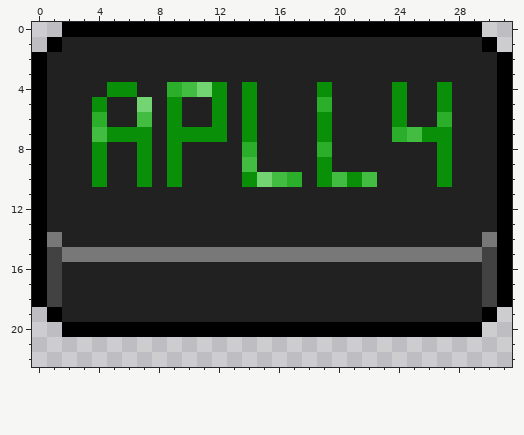
Two states of a pixel-art file, Assets/Arts/GameUI/Canvas_Border_Btn/AllMenuUI/MainMenuBackGround/GameSet/ApplyButton.aseprite. That is the earlier state.
32x32 pixels, 1 frame. Shown: x 0..31, y 0..22.
New version:
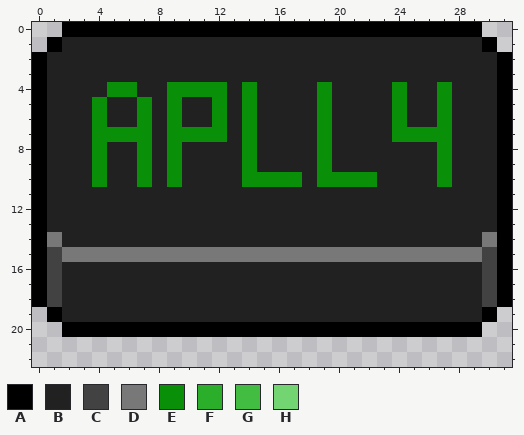
Palette (. is transparent): A #000000  B #212121  C #424242  D #787878  E #0a8f08  F #2baf2b  G #42bd41  H #72d572
Difference:
Layer "Txt":
y 4: x 9..11 FGH -> EEE
y 5: x 7 H -> E; x 19 F -> E
y 6: x 4 F -> E; x 7 G -> E; x 27 F -> E
y 7: x 4 G -> E; x 24..25 FG -> EE
y 8: x 14 F -> E; x 19 F -> E
y 9: x 14 G -> E
y 10: x 15..17 HGF -> EEE; x 20 G -> E; x 22 G -> E
Where, in picture pixels (left, top, right, bottom), the same in both pictures:
changed: (92, 82, 452, 187)
